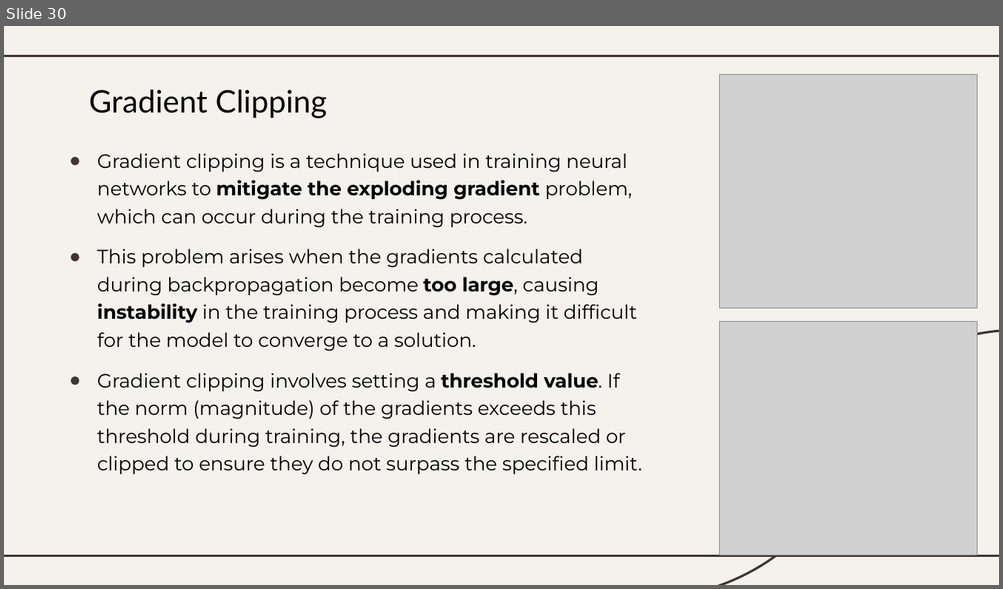
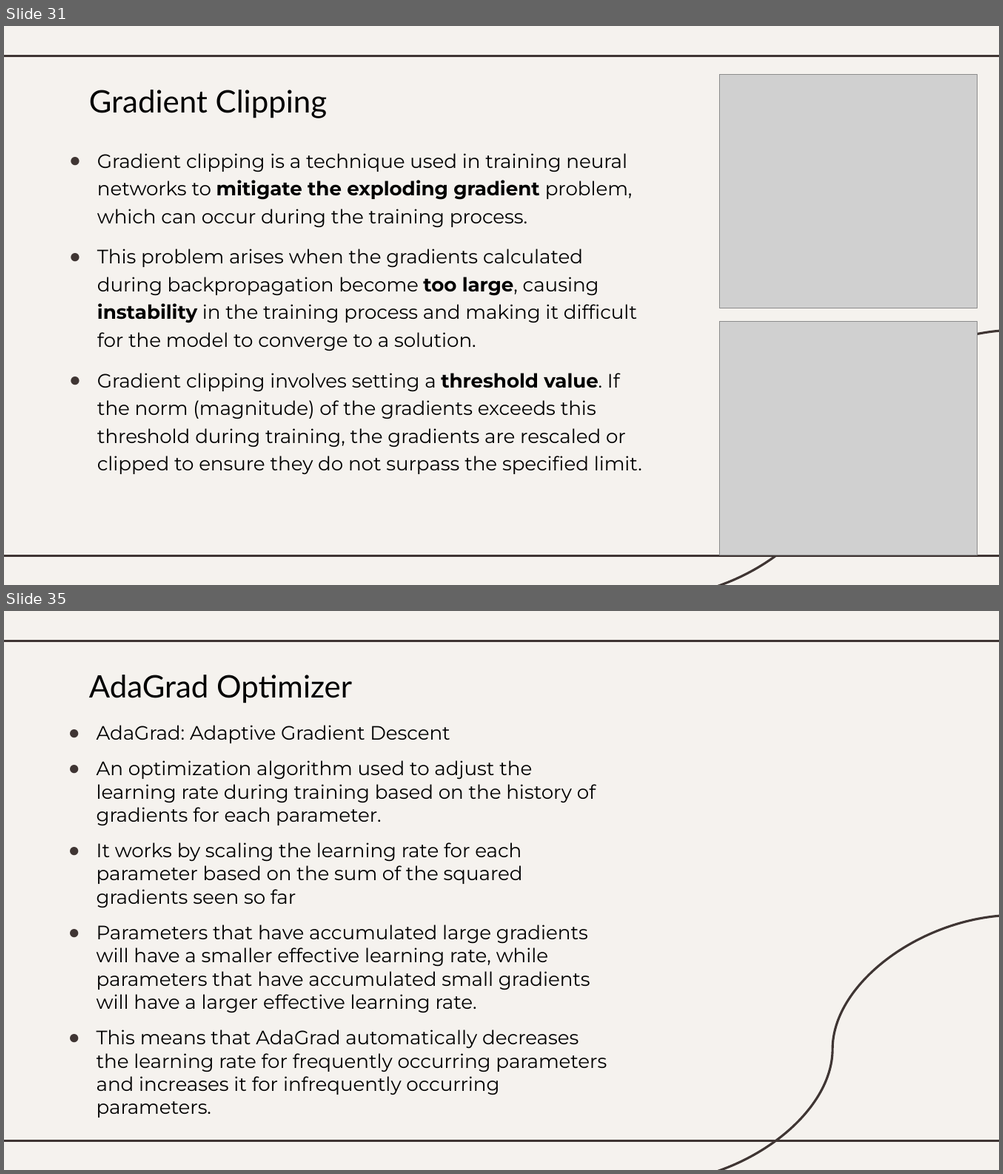
Before and after one commit to ashabilash/Data-Science-Preparation-Guide, a slide deck: slides/Machine Learning Concepts.pptx. Shown one above the other, each under a label of ours: slide 30 before the commit, slides 31 and 35 after it; the slides between them are not shown. The pictures are 1003x589 and 1003x1174 pixels, drawn with LibreOffice and Linux fonts; fonts in the diff are those of the drawing; grey boxes stand for pictures. Boxes give left, top, right and bottom in pixels: in the first picture for what was removed or moved away, otherwise in the second. Text is boxed around its words. In the diff, an @@ line names an element or a change of style, - is before the commit and + after.

```diff
--- a/slides/Machine Learning Concepts.pptx
+++ b/slides/Machine Learning Concepts.pptx
@@ slide 35 added at [4,611,999,1170], background #F5F2EE; not listed: 3 template elements that a slide beside it also shows @@
@@ title added at [89,675,352,703], 30 pt, text #000000 @@
+AdaGrad Optimizer
@@ subtitle added at [96,725,606,1118], 18.7 pt, text #000000 @@
+● AdaGrad: Adaptive Gradient Descent
+● An optimization algorithm used to adjust the learning rate during training based on the history of gradients for each parameter.
+● It works by scaling the learning rate for each parameter based on the sum of the squared gradients seen so far
+● Parameters that have accumulated large gradients will have a smaller effective learning rate, while parameters that have accumulated small gradients will have a larger effective learning rate.
+● This means that AdaGrad automatically decreases the learning rate for frequently occurring parameters and increases it for infrequently occurring parameters.
@@ what was slide 30 is now slide 31 @@
```
Also in this commit, not shown: 5 other slides added, 21 other files.
